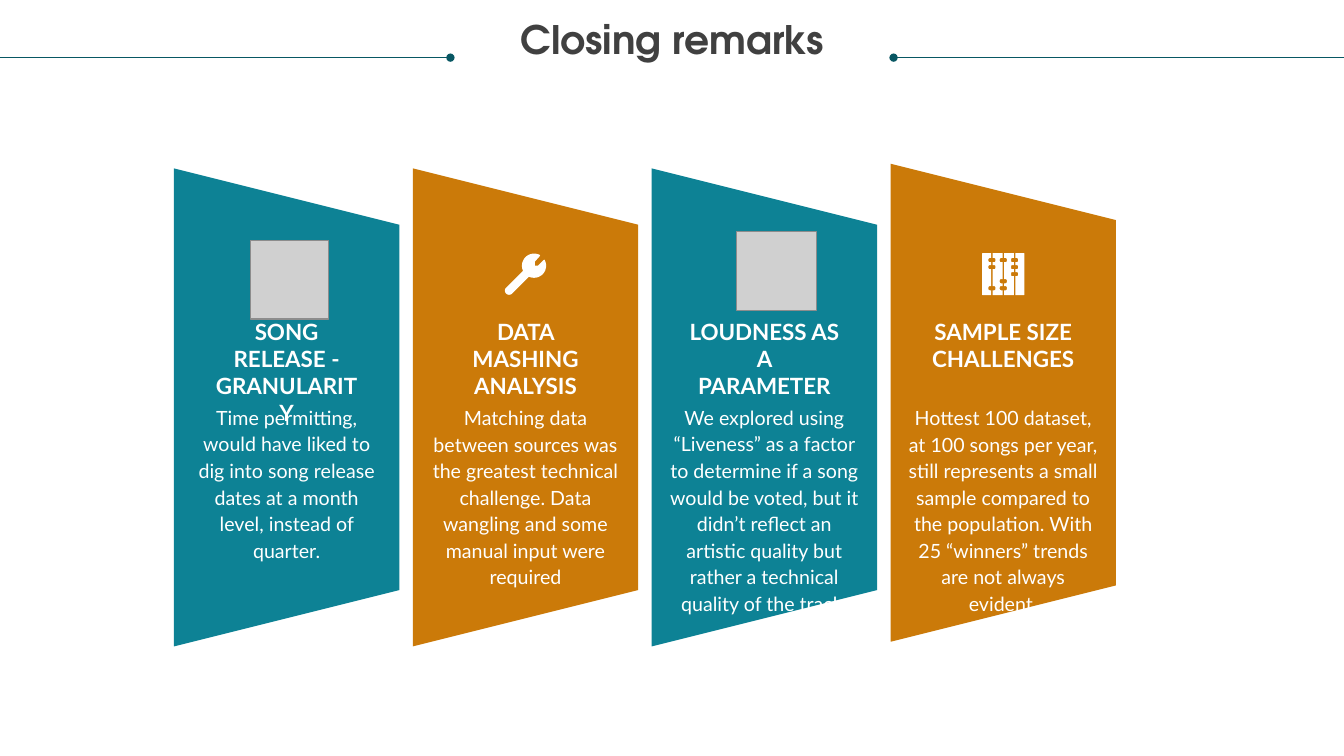
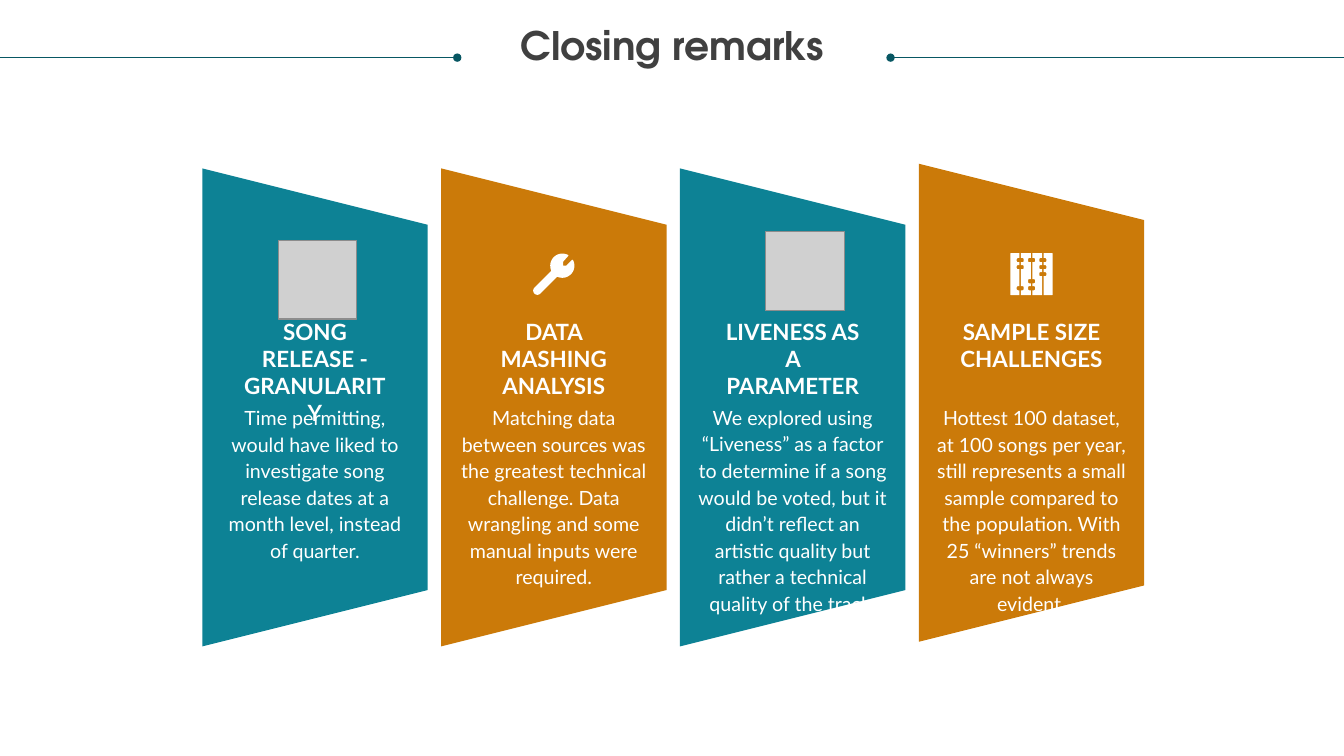
Before and after one commit to relaernu/project_1, a slide deck: slide 14 of Documents/Let the music speak.pptx (slide 15 before the commit). Drawn at 1344x756 pixels with LibreOffice and Linux fonts; fonts in the diff are those of the drawing; grey boxes stand for pictures. Boxes give left, top, right and bottom in pixels: in the first picture for what was removed or moved away, otherwise in the second. Text is boxed around its words. In the diff, an @@ line names an element or a change of style, - is before the commit and + after.

```diff
--- a/Documents/Let the music speak.pptx
+++ b/Documents/Let the music speak.pptx
@@ text "Closing remarks": place and size @@
-text "Closing remarks" at <box>521,24,824,63</box>
+text "Closing remarks" at <box>521,30,824,69</box>
@@ arrow moved from (0, 57) - (451, 57) to (0, 57) - (458, 57) @@
@@ arrow moved from (893, 57) - (1344, 57) to (890, 57) - (1344, 57) @@
@@ 5 texts, 5 freeform shapes, 4 trapezoids, 2 pictures: place and size @@
-5 texts, 5 freeform shapes, 4 trapezoids, 2 pictures at <box>173,164,1116,646</box>
+5 texts, 5 freeform shapes, 4 trapezoids, 2 pictures at <box>202,164,1144,646</box>
@@ text at <box>726,323,860,394</box>: text changed @@
-LOUDNESS AS A PARAMETER
+LIVENESS AS A PARAMETER
@@ text at <box>229,408,401,562</box>: text changed @@
-Time permitting, would have liked to dig into song release dates at a month level, instead of quarter.
+Time permitting, would have liked to investigate song release dates at a month level, instead of quarter.
@@ text at <box>461,410,646,588</box>: text changed @@
-Matching data between sources was the greatest technical challenge. Data wangling and some manual input were required
+Matching data between sources was the greatest technical challenge. Data wrangling and some manual inputs were required.
```
Also in this commit, not shown: 14 other slides changed, 1 slide removed.
